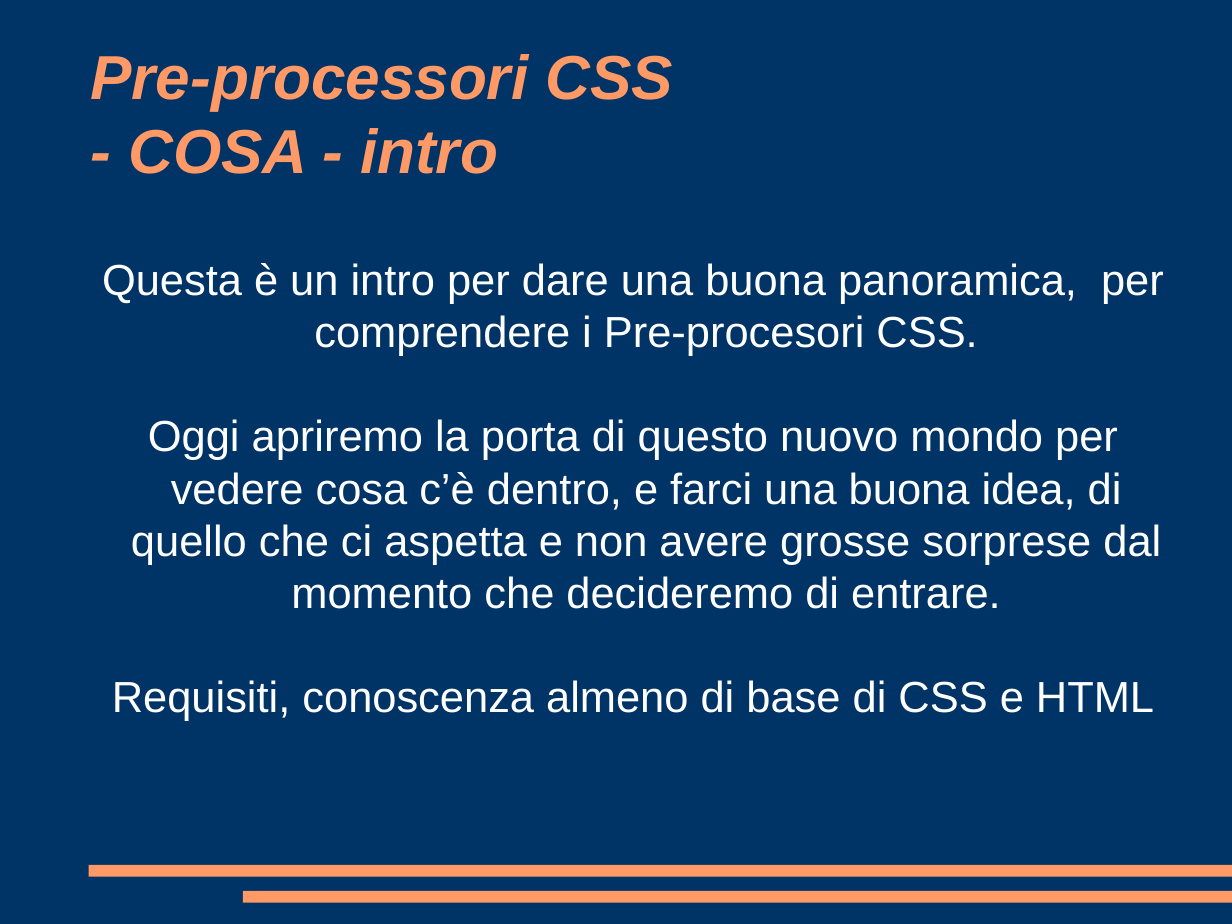
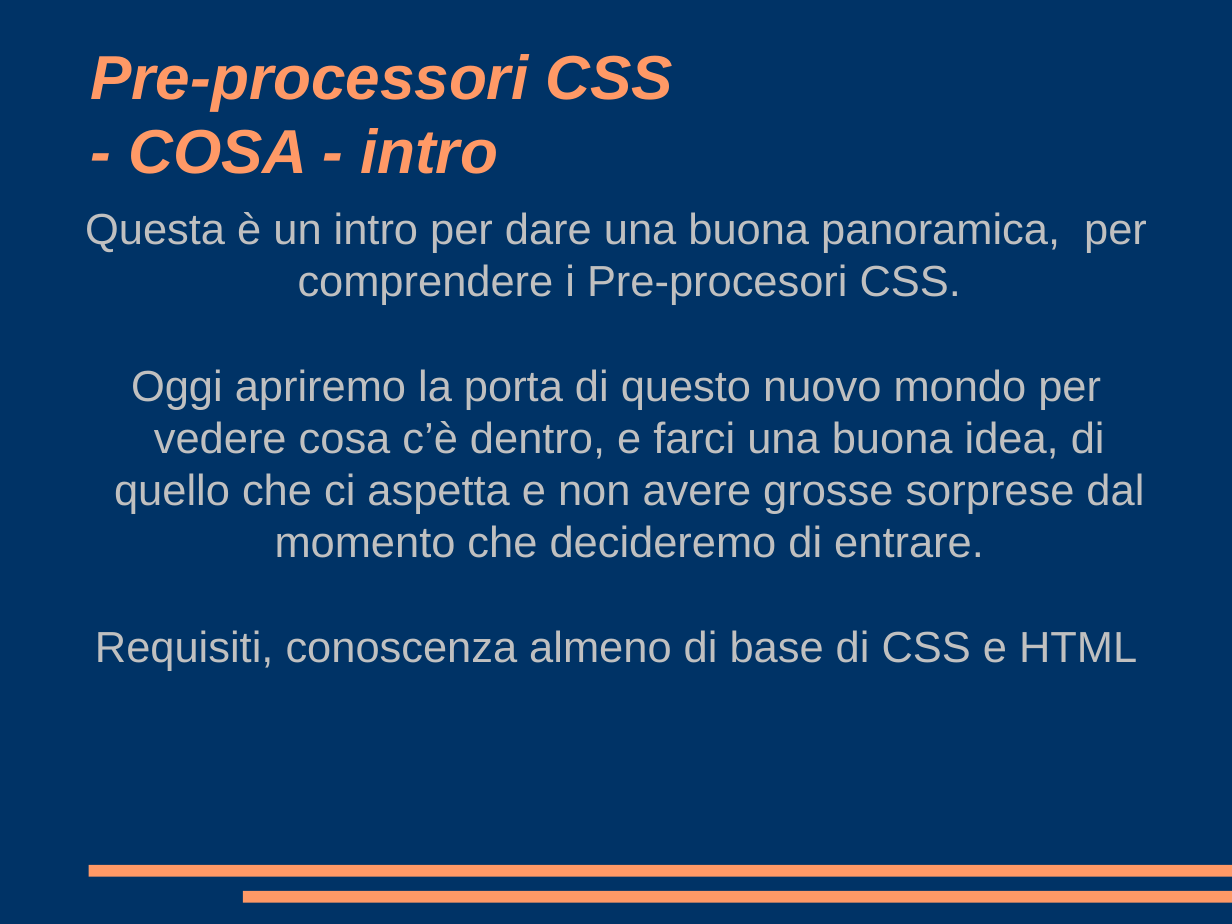
Before and after one commit to pimoGit/boolean-careers-test, a slide deck: slide 4 of video-lezione/presentazione.odp. Drawn at 1232x924 pixels with LibreOffice and Linux fonts; fonts in the diff are those of the drawing. Boxes give left, top, right and bottom in pixels: in the first picture for what was removed or moved away, otherwise in the second. Text is boxed around its words. In the diff, an @@ line names an element or a change of style, - is before the commit and + after.

```diff
--- a/video-lezione/presentazione.odp
+++ b/video-lezione/presentazione.odp
@@ subtitle "Questa è un intro per ...": place and size @@
-subtitle "Questa è un intro per ..." at [102, 263, 1164, 721]
+subtitle "Questa è un intro per ..." at [85, 212, 1147, 671]
@@ subtitle "Questa è un intro per ..." at [85, 212, 1147, 671]: text colour #FFFFFF to #C0C0C0 @@
```
Also in this commit, not shown: 4 other slides changed, 5 slides added, 1 other file.
